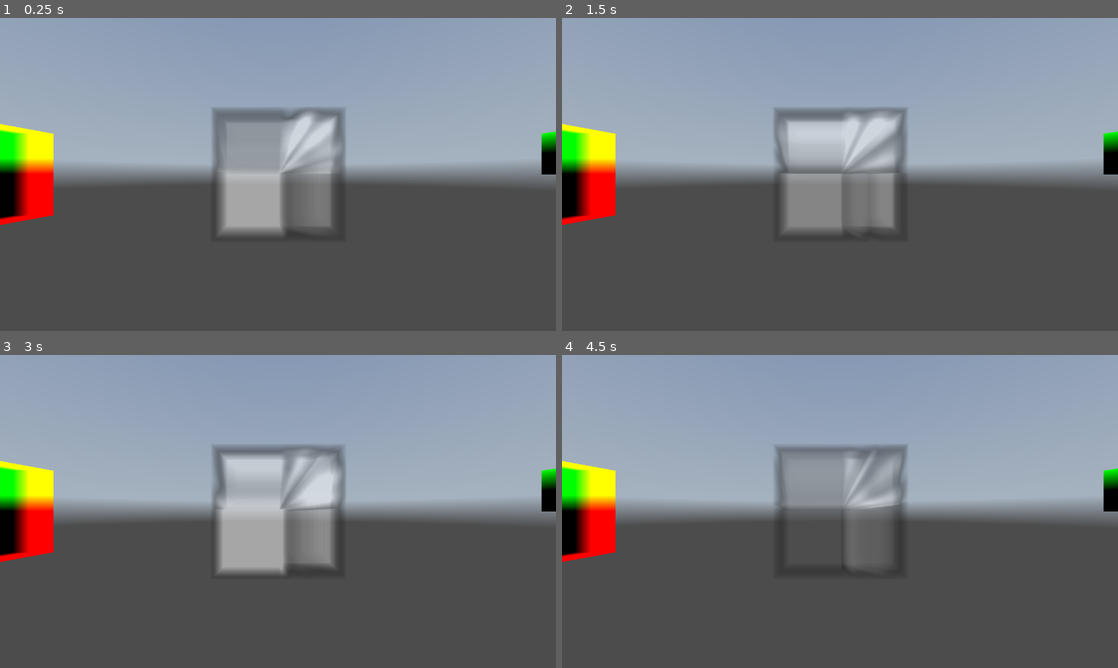
Above: before the commit, frames 1-4 (two rows, left to right).
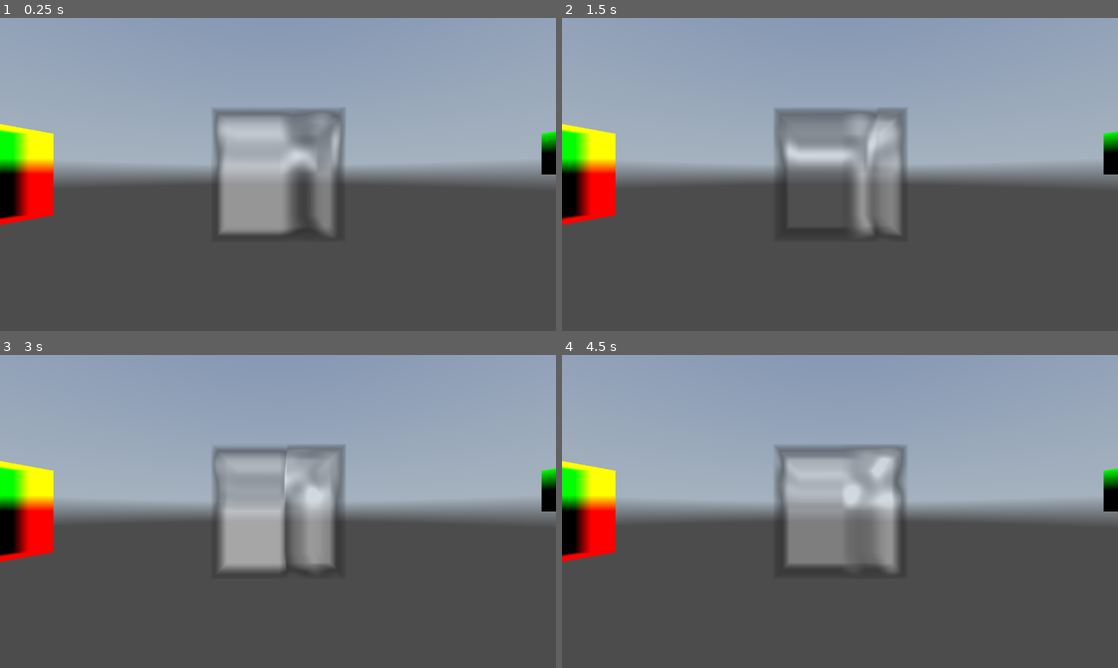
Above: after the commit, the same moments.

Repository: alvaro23LP/visualizador-volumenes
Game: Godot game, scene res://main.tscn
Same seed, same stepped clock (60 frames per second), same inputs: the game is played once before the commit and once after it. A sky picture missing from this copy of the repository is replaced by a grey-blue gradient.
Inputs (mouse positions are in pixels of both pictures, inside the frame that each line leads up to):
- Up to frame 1 (0.25 s): no input
- Up to frame 2 (1.5 s): move the mouse to (867, 174) at 0.52 s; hold 1 (toggle_camera) 0.53-1.28 s; hold W (move_forward) from 0.53 s (still down); move the mouse to (812, 174) at 1.27 s; tap 1 (toggle_camera) at 1.35 s
- Up to frame 3 (3 s): keep holding W (move_forward); move the mouse to (289, 505) at 2.02 s; hold 1 (toggle_camera) 2.03-2.78 s; move the mouse to (272, 517) at 2.77 s; tap 1 (toggle_camera) at 2.85 s
- Up to frame 4 (4.5 s): keep holding W (move_forward); move the mouse to (878, 514) at 3.52 s; hold 1 (toggle_camera) 3.53-4.28 s; move the mouse to (795, 508) at 4.27 s; tap 1 (toggle_camera) at 4.35 s

The runs differ from the first frame. In frame 1, 3.2% of the frame differs, in the area x 39-62%, y 30-69%; in frame 2, 5.0%, in the area x 39-61%, y 29-70%; in frame 3, 2.5%; in frame 4, 5.0%.

Commit message:
Modelo con textura perlin-noise corregida

Diff:
--- a/main.gd
+++ b/main.gd
@@ -15,11 +15,12 @@
 	cam_viewport2.global_transform = cam_orbital.global_transform
 
 	await get_tree().process_frame
+	var mat = mesh.get_active_material(0)
 	if viewport1.get_texture():
-		mesh.get_active_material(0).set_shader_parameter("viewport_texture", viewport1.get_texture())
+		mat.set_shader_parameter("viewport_texture", viewport1.get_texture())
 
 	if viewport2.get_texture():
-		mesh.get_active_material(0).set_shader_parameter("viewport_texture2", viewport2.get_texture())
+		mat.set_shader_parameter("viewport_texture2", viewport2.get_texture())
 
 	var noise = FastNoiseLite.new()
 	noise.seed = randi()
@@ -36,20 +37,23 @@
 	tex3d.height = 128
 	tex3d.depth = 128
 
-	# Asignar a shader
-	mesh.get_active_material(0).set_shader_parameter("volume_noise", tex3d)
-	#mesh.get_active_material(0).set_shader_parameter("noise_offset", Vector3(randf(), randf(), randf()))
+	mat.set_shader_parameter("volume_noise", tex3d)
 
 var time := 0.0
 func _process(delta):
+	var mat = mesh.get_active_material(0)
 	if viewport1.get_texture():
-		mesh.get_active_material(0).set_shader_parameter("viewport_texture", viewport1.get_texture())
+		mat.set_shader_parameter("viewport_texture", viewport1.get_texture())
 	if viewport2.get_texture():
-		mesh.get_active_material(0).set_shader_parameter("viewport_texture2", viewport2.get_texture())
+		mat.set_shader_parameter("viewport_texture2", viewport2.get_texture())
+
+	var bounds = mesh.get_aabb()
+	mat.set_shader_parameter("volume_min", bounds.position)
+	mat.set_shader_parameter("volume_size", bounds.size)
 
 	time += delta/2
 	var offset = Vector3(sin(time*0.3), cos(time * 0.2), sin(time * 0.1))
-	mesh.get_active_material(0).set_shader_parameter("noise_offset", offset)
+	mat.set_shader_parameter("noise_offset", offset)
 
 
 	if cam_fp.current:
@@ -64,13 +68,6 @@
 		cam_fp.current = !cam_fp.current
 		cam_orbital.current = !cam_fp.current
 
-	#if cam_fp.current:
-		#cam_viewport1.global_transform = cam_fp.global_transform
-		#cam_viewport2.global_transform = cam_fp.global_transform
-	#else:
-		#cam_viewport1.global_transform = cam_orbital.global_transform
-		#cam_viewport2.global_transform = cam_orbital.global_transform
-
 	if event.is_action_pressed("ui_cancel"):
 		Input.set_mouse_mode(Input.MOUSE_MODE_VISIBLE)
 
--- a/main.tscn
+++ b/main.tscn
@@ -28,6 +28,8 @@
 render_priority = 0
 shader = ExtResource("6_rri73")
 shader_parameter/noise_offset = null
+shader_parameter/volume_min = null
+shader_parameter/volume_size = null
 
 [sub_resource type="BoxMesh" id="BoxMesh_2fuyy"]
 material = SubResource("ShaderMaterial_gf7gt")
--- a/shader3_trazado_rayos.gdshader
+++ b/shader3_trazado_rayos.gdshader
@@ -6,73 +6,43 @@
 uniform sampler3D volume_noise;
 uniform vec3 noise_offset;
 
+uniform vec3 volume_min;
+uniform vec3 volume_size;
 
-float funcion_densidad2(vec3 p) {
-	p = normalize(p);
-    return texture(volume_noise, p+noise_offset).g;
+float funcion_densidad(vec3 p) {
+	vec3 uvw = clamp((p - volume_min) / volume_size, 0.0, 1.0);
+    float d = texture(volume_noise, uvw+noise_offset).r;
+	return d;
 }
 vec3 funcion_color(vec3 p, float densidad) {
-    // Asume que densidad ya está calculada para p
-    // Puedes mapear el valor a un gradiente, aquí como ejemplo tonos cálidos
-    vec3 base_color = vec3(0.8, 0.8, 0.8); // naranja
+    vec3 base_color = vec3(0.8, 0.8, 0.8); // blanco
     return mix(vec3(0.0), base_color, densidad); // más denso, más color
 }
-
-//float funcion_densidad(vec3 p) {
-    //vec3 center = vec3(0.0,0.0,0.0); // Centro de la esfera
-    //float radius = 1.5;      // Radio de la esfera
-//
-    //if (distance(p, center) < radius) {
-        //return 1.0;
-    //} else {
-        //return 0.0;
-    //}
-//}
 
 void fragment() {
     vec4 tex = textureLod(viewport_texture, SCREEN_UV, 0.0); // textura del primer viewport
     vec4 tex2 = textureLod(viewport_texture2, SCREEN_UV, 0.0); // textura del segundo viewport
 	vec3 v = tex.rgb-tex2.rgb; // vector desde Vertex a tex
-    float paso = 0.05; // distancia entre pasos
+    float paso = 0.005; // distancia entre pasos
     vec3 p;
-	bool hit = false;
 	float dis = length(v); // módulo
 	vec3 ray_dir = dis > 0.0 ? normalize(v) : vec3(0.0); // dirección
 
-	vec3 color = vec3(0.0);
-	float density = 0.0;
-	ALBEDO = color;
-    ALPHA = density;
-
 	vec3 final_color = vec3(0.0);
     float alpha = 0.0;
+	float densidad;
+
+	ALBEDO = final_color;
+	ALPHA = alpha;
 
 	for (float t = 0.0; t < dis; t += paso) {
         p = tex2.rgb + (ray_dir * t);
 
-		//if(density < 0.8)
-			//density += funcion_densidad2(p) * paso;
-		//
-		//color += funcion_color(p,density) * paso * density;
-
-		float densidad = funcion_densidad2(p);
+		densidad = funcion_densidad(p);
         final_color += funcion_color(p, densidad) * densidad * paso;
         alpha += densidad * paso;
-        //if (density > 0.5) {
-            //hit = true;
-            //break;
-        //}
     }
-	//if (hit) { //pintamos la esfera
-        //ALBEDO = vec3(0.0, 0.0, 1.0);
-        //ALPHA = 1.0;
-    //} else {
-        //ALBEDO = vec3(0.2,0.5,0.7);
-        //ALPHA = 0.2;
-    //}
-	//ALBEDO = color;
-    //ALPHA =  clamp(density, 0.0, 1.0);
+
 	ALBEDO = final_color;
     ALPHA = clamp(alpha, 0.0, 0.5);
-	//ALBEDO = vec3(v);
 }
